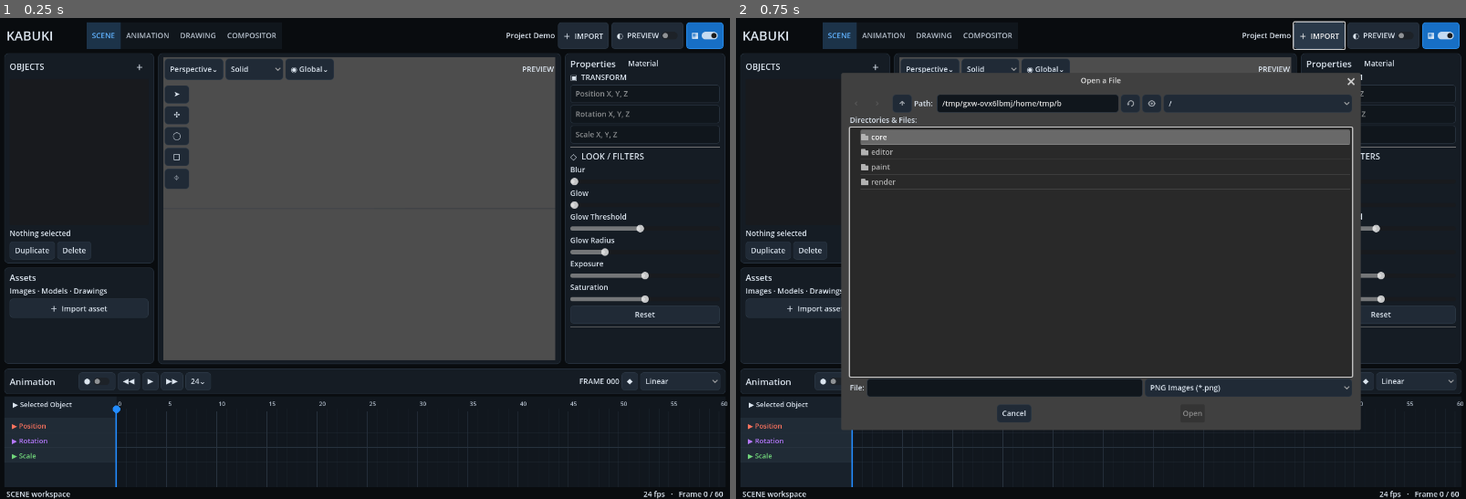
Above: before the commit, frames 1-2 (left to right).
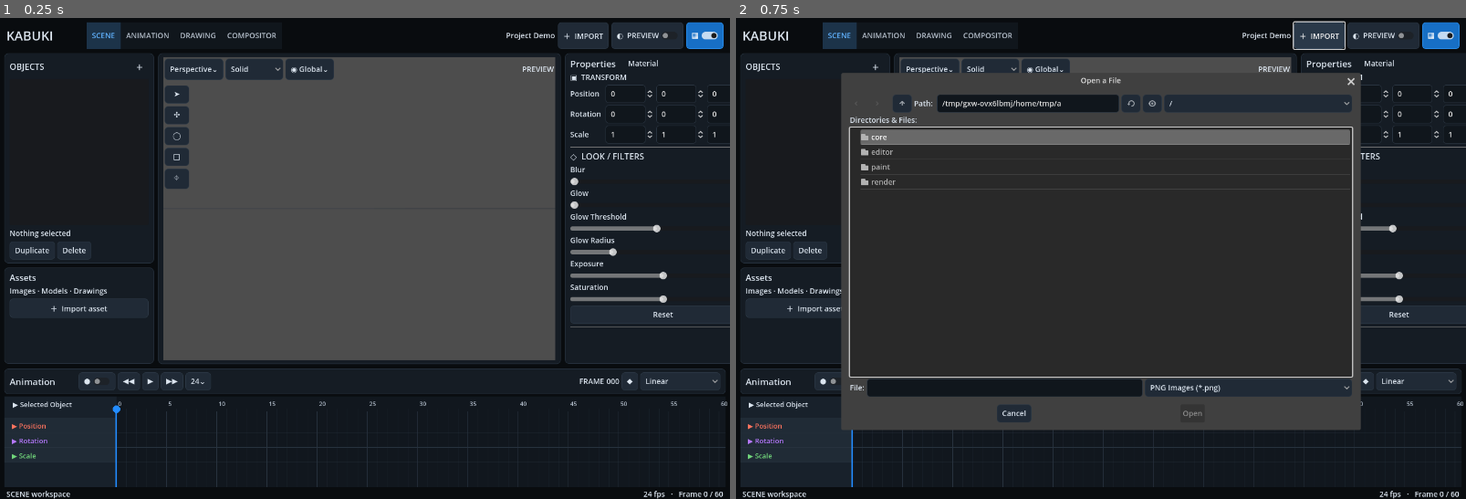
Above: after the commit, the same moments.

Repository: Onnevan/Kabuki
Game: Godot game, scene res://editor/main.tscn
The game is run twice, just before and just after one commit, with the same random seed, the same clock (stepped at 60 frames per second) and the same inputs.
Inputs:
- Up to frame 1 (0.25 s): no input
- Up to frame 2 (0.75 s): click "＋ IMPORT" at 0.5 s

The runs differ from the first frame. In frame 1, 0.5% of the frame differs, in the area x 78-100%, y 13-72%; in frame 2, 0.3%.

Commit message:
Use individual XYZ transform fields in inspector

Diff:
--- a/editor/main.tscn
+++ b/editor/main.tscn
@@ -196,15 +196,81 @@
 text="     Material"
 [node name="ObjectSection" type="Label" parent="RightPanel/InspectorPanel/InspectorScroll/Inspector"]
 text="▣  TRANSFORM"
-[node name="PositionEdit" type="LineEdit" parent="RightPanel/InspectorPanel/InspectorScroll/Inspector"]
-unique_name_in_owner=true
-placeholder_text="Position X, Y, Z"
-[node name="RotationEdit" type="LineEdit" parent="RightPanel/InspectorPanel/InspectorScroll/Inspector"]
-unique_name_in_owner=true
-placeholder_text="Rotation X, Y, Z"
-[node name="ScaleEdit" type="LineEdit" parent="RightPanel/InspectorPanel/InspectorScroll/Inspector"]
-unique_name_in_owner=true
-placeholder_text="Scale X, Y, Z"
+[node name="PositionRow" type="HBoxContainer" parent="RightPanel/InspectorPanel/InspectorScroll/Inspector"]
+[node name="Label" type="Label" parent="RightPanel/InspectorPanel/InspectorScroll/Inspector/PositionRow"]
+custom_minimum_size=Vector2(62,0)
+text="Position"
+[node name="PosX" type="SpinBox" parent="RightPanel/InspectorPanel/InspectorScroll/Inspector/PositionRow"]
+unique_name_in_owner=true
+size_flags_horizontal=3
+min_value=-10000.0
+max_value=10000.0
+step=0.01
+
+[node name="PosY" type="SpinBox" parent="RightPanel/InspectorPanel/InspectorScroll/Inspector/PositionRow"]
+unique_name_in_owner=true
+size_flags_horizontal=3
+min_value=-10000.0
+max_value=10000.0
+step=0.01
+
+[node name="PosZ" type="SpinBox" parent="RightPanel/InspectorPanel/InspectorScroll/Inspector/PositionRow"]
+unique_name_in_owner=true
+size_flags_horizontal=3
+min_value=-10000.0
+max_value=10000.0
+step=0.01
+
+[node name="RotationRow" type="HBoxContainer" parent="RightPanel/InspectorPanel/InspectorScroll/Inspector"]
+[node name="Label" type="Label" parent="RightPanel/InspectorPanel/InspectorScroll/Inspector/RotationRow"]
+custom_minimum_size=Vector2(62,0)
+text="Rotation"
+[node name="RotX" type="SpinBox" parent="RightPanel/InspectorPanel/InspectorScroll/Inspector/RotationRow"]
+unique_name_in_owner=true
+size_flags_horizontal=3
+min_value=-10000.0
+max_value=10000.0
+step=0.1
+
+[node name="RotY" type="SpinBox" parent="RightPanel/InspectorPanel/InspectorScroll/Inspector/RotationRow"]
+unique_name_in_owner=true
+size_flags_horizontal=3
+min_value=-10000.0
+max_value=10000.0
+step=0.1
+
+[node name="RotZ" type="SpinBox" parent="RightPanel/InspectorPanel/InspectorScroll/Inspector/RotationRow"]
+unique_name_in_owner=true
+size_flags_horizontal=3
+min_value=-10000.0
+max_value=10000.0
+step=0.1
+
+[node name="ScaleRow" type="HBoxContainer" parent="RightPanel/InspectorPanel/InspectorScroll/Inspector"]
+[node name="Label" type="Label" parent="RightPanel/InspectorPanel/InspectorScroll/Inspector/ScaleRow"]
+custom_minimum_size=Vector2(62,0)
+text="Scale"
+[node name="SclX" type="SpinBox" parent="RightPanel/InspectorPanel/InspectorScroll/Inspector/ScaleRow"]
+unique_name_in_owner=true
+size_flags_horizontal=3
+min_value=-1000.0
+max_value=10000.0
+step=0.01
+value=1.0
+[node name="SclY" type="SpinBox" parent="RightPanel/InspectorPanel/InspectorScroll/Inspector/ScaleRow"]
+unique_name_in_owner=true
+size_flags_horizontal=3
+min_value=-1000.0
+max_value=10000.0
+step=0.01
+value=1.0
+[node name="SclZ" type="SpinBox" parent="RightPanel/InspectorPanel/InspectorScroll/Inspector/ScaleRow"]
+unique_name_in_owner=true
+size_flags_horizontal=3
+min_value=-1000.0
+max_value=10000.0
+step=0.01
+value=1.0
 [node name="ObjectProperties" type="VBoxContainer" parent="RightPanel/InspectorPanel/InspectorScroll/Inspector"]
 unique_name_in_owner=true
 [node name="MaterialTitle" type="Label" parent="RightPanel/InspectorPanel/InspectorScroll/Inspector/ObjectProperties"]
@@ -455,7 +521,3 @@
 [connection signal="value_changed" from="RightPanel/InspectorPanel/InspectorScroll/Inspector/LightProperties/LightEnergy" to="." method="_on_light_energy_changed"]
 [connection signal="color_changed" from="RightPanel/InspectorPanel/InspectorScroll/Inspector/LightProperties/LightColor" to="." method="_on_light_color_changed"]
 [connection signal="toggled" from="RightPanel/InspectorPanel/InspectorScroll/Inspector/LightProperties/LightShadow" to="." method="_on_light_shadow_toggled"]
-
-[connection signal="text_submitted" from="RightPanel/InspectorPanel/InspectorScroll/Inspector/PositionEdit" to="." method="_on_position_submitted"]
-[connection signal="text_submitted" from="RightPanel/InspectorPanel/InspectorScroll/Inspector/RotationEdit" to="." method="_on_rotation_submitted"]
-[connection signal="text_submitted" from="RightPanel/InspectorPanel/InspectorScroll/Inspector/ScaleEdit" to="." method="_on_scale_submitted"]
